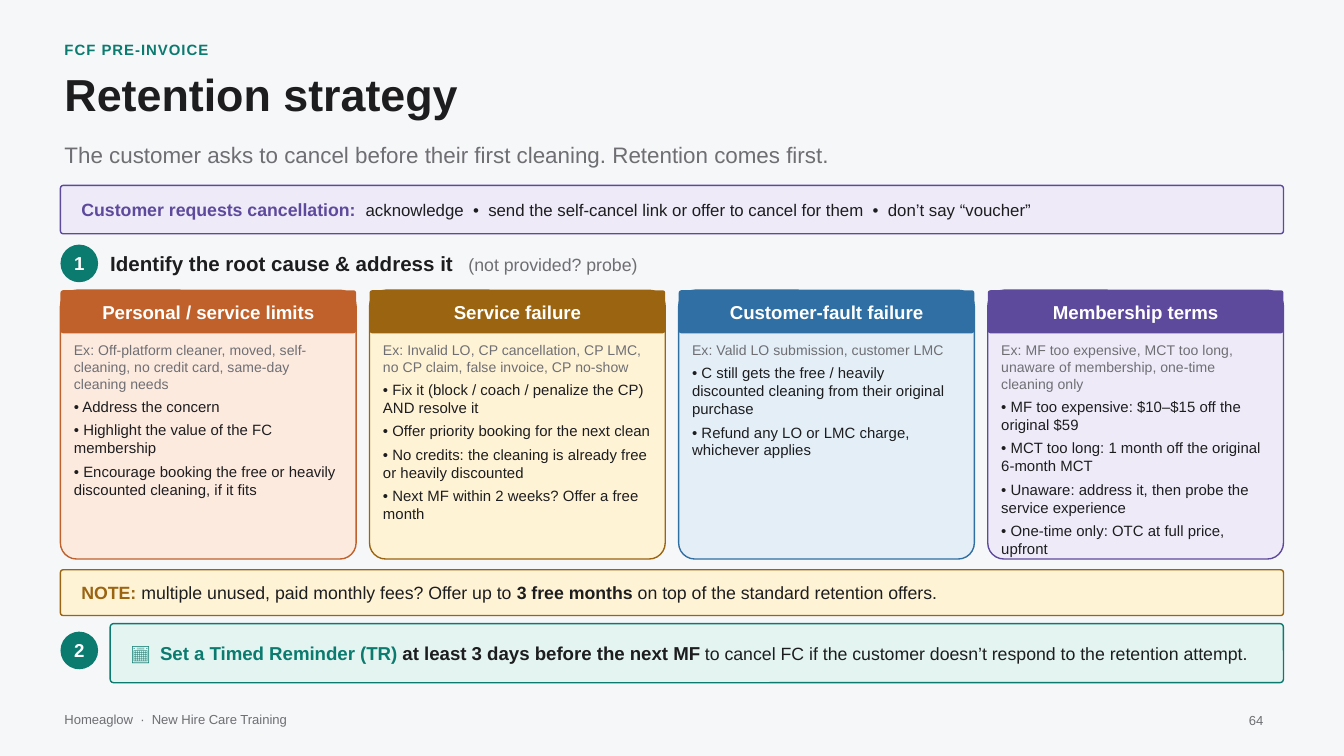
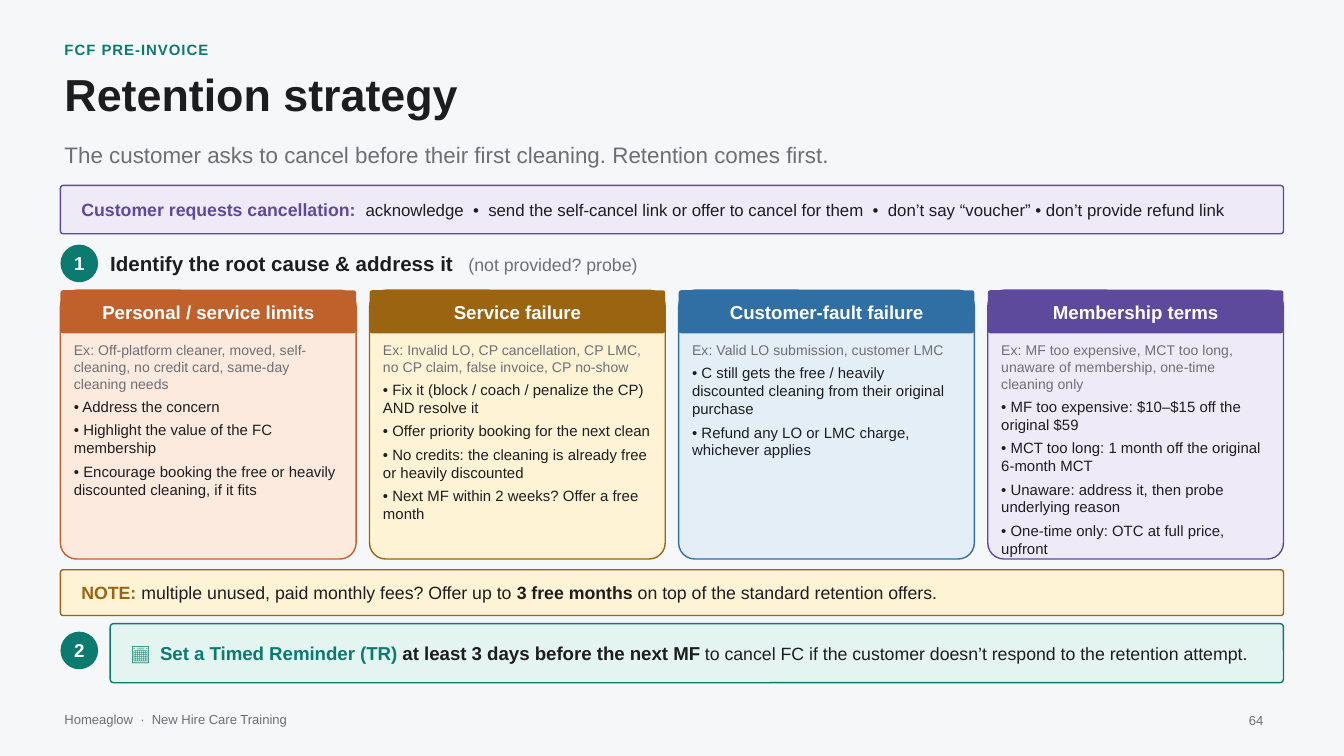
Before and after one commit to anjulimichelle/training, a slide deck: slide 64 of retention-membership-cancellation/retention-membership-cancellation.pptx. Drawn at 1344x756 pixels with LibreOffice and Linux fonts; fonts in the diff are those of the drawing. Boxes give left, top, right and bottom in pixels: in the first picture for what was removed or moved away, otherwise in the second. Text is boxed around its words. In the diff, an @@ line names an element or a change of style, - is before the commit and + after.

```diff
--- a/retention-membership-cancellation/retention-membership-cancellation.pptx
+++ b/retention-membership-cancellation/retention-membership-cancellation.pptx
@@ text in rounded rectangle at [81,203,1224,220]: text changed @@
-Customer requests cancellation: acknowledge • send the self-cancel link or offer to cancel for them • don’t say “voucher”
+Customer requests cancellation: acknowledge • send the self-cancel link or offer to cancel for them • don’t say “voucher” • don’t provide refund link
@@ text at [1001,484,1223,515]: text changed @@
-• Unaware: address it, then probe the service experience
+• Unaware: address it, then probe underlying reason
```
Also in this commit, not shown: 1 other slide changed, 1 slide added, 1 other file.
